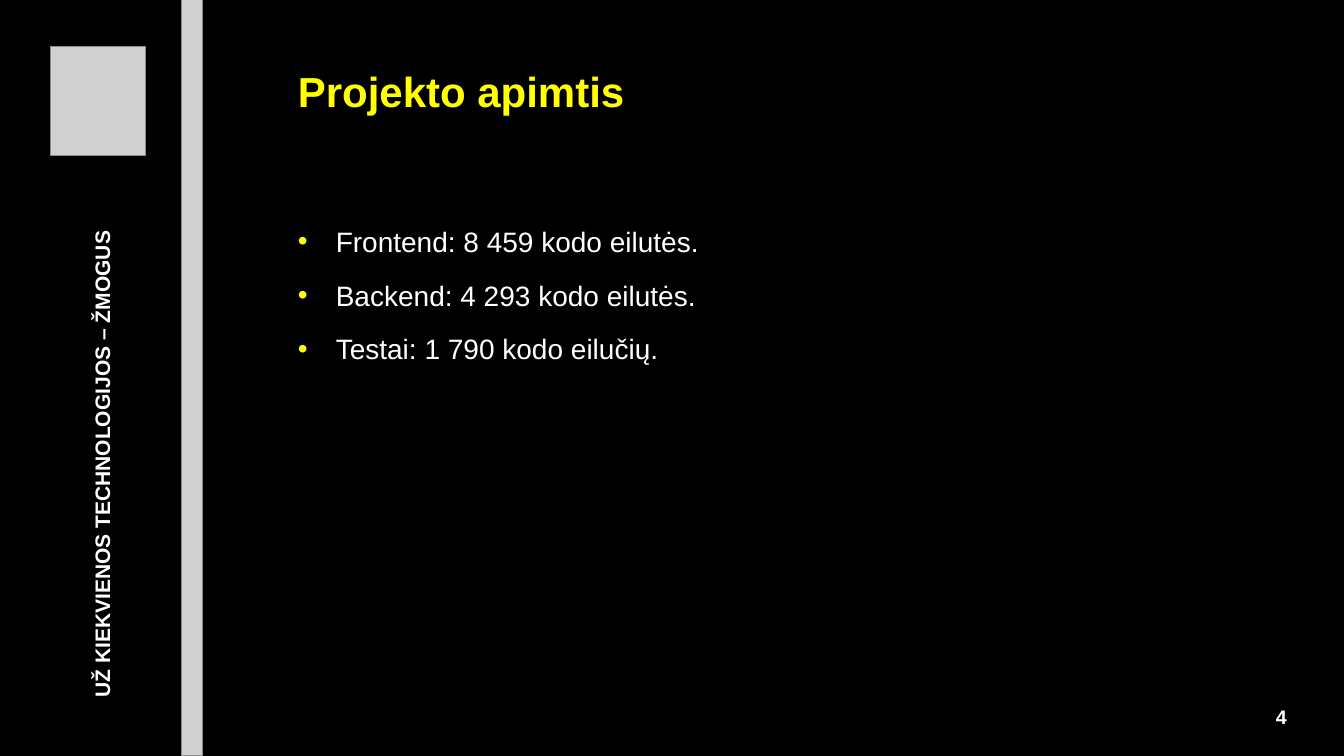
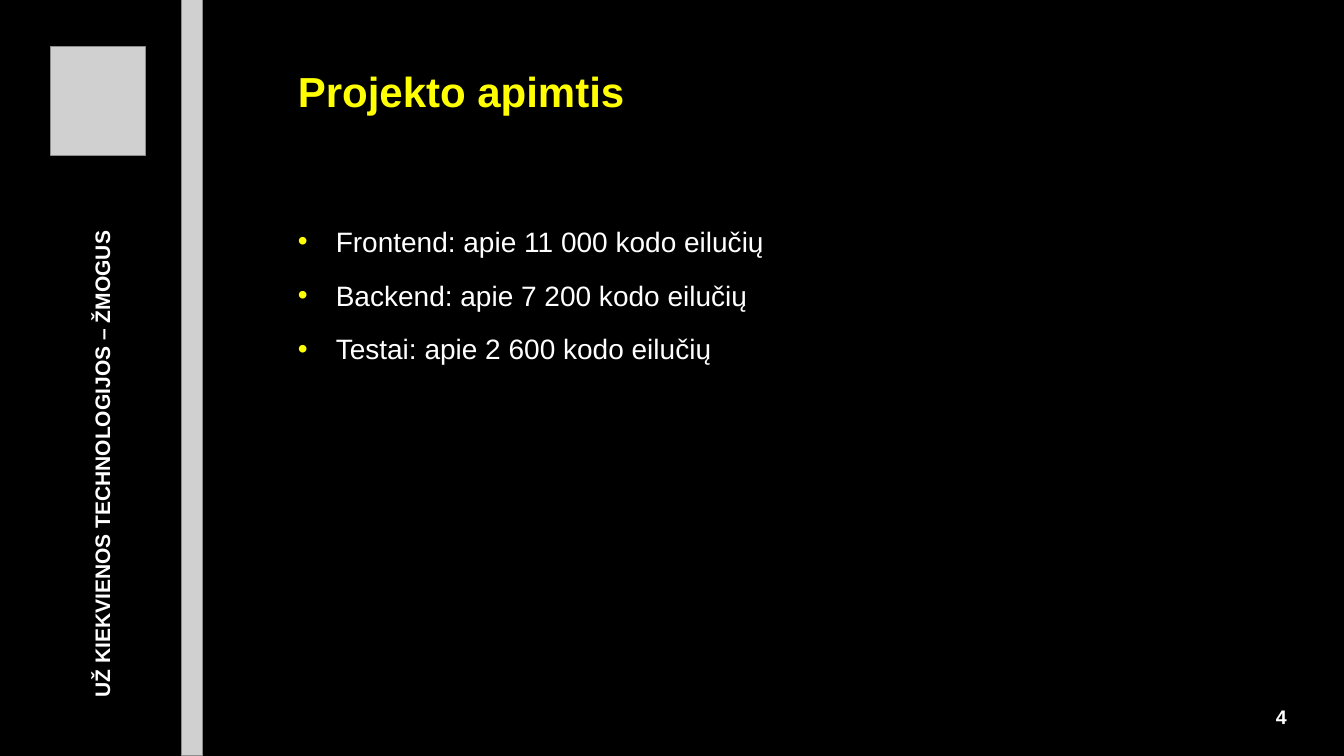
Before and after one commit to kalbaca12/Tournament, a slide deck: slide 4 of SKAIDRES_bendros_sablonas-LT_Arial_su_projekto_skaidremis_v3.pptx. Drawn at 1344x756 pixels with LibreOffice and Linux fonts; fonts in the diff are those of the drawing; grey boxes stand for pictures. Boxes give left, top, right and bottom in pixels: in the first picture for what was removed or moved away, otherwise in the second. Text is boxed around its words. In the diff, an @@ line names an element or a change of style, - is before the commit and + after.

```diff
--- a/SKAIDRES_bendros_sablonas-LT_Arial_su_projekto_skaidremis_v3.pptx
+++ b/SKAIDRES_bendros_sablonas-LT_Arial_su_projekto_skaidremis_v3.pptx
@@ text at (x1=336, y1=231, x2=763, y2=365): text changed @@
-• Frontend: 8 459 kodo eilutės.
-• Backend: 4 293 kodo eilutės.
-• Testai: 1 790 kodo eilučių.
+• Frontend: apie 11 000 kodo eilučių
+• Backend: apie 7 200 kodo eilučių
+• Testai: apie 2 600 kodo eilučių
```
Also in this commit, not shown: 11 other slides changed, 30 slides removed, 4 other files.
